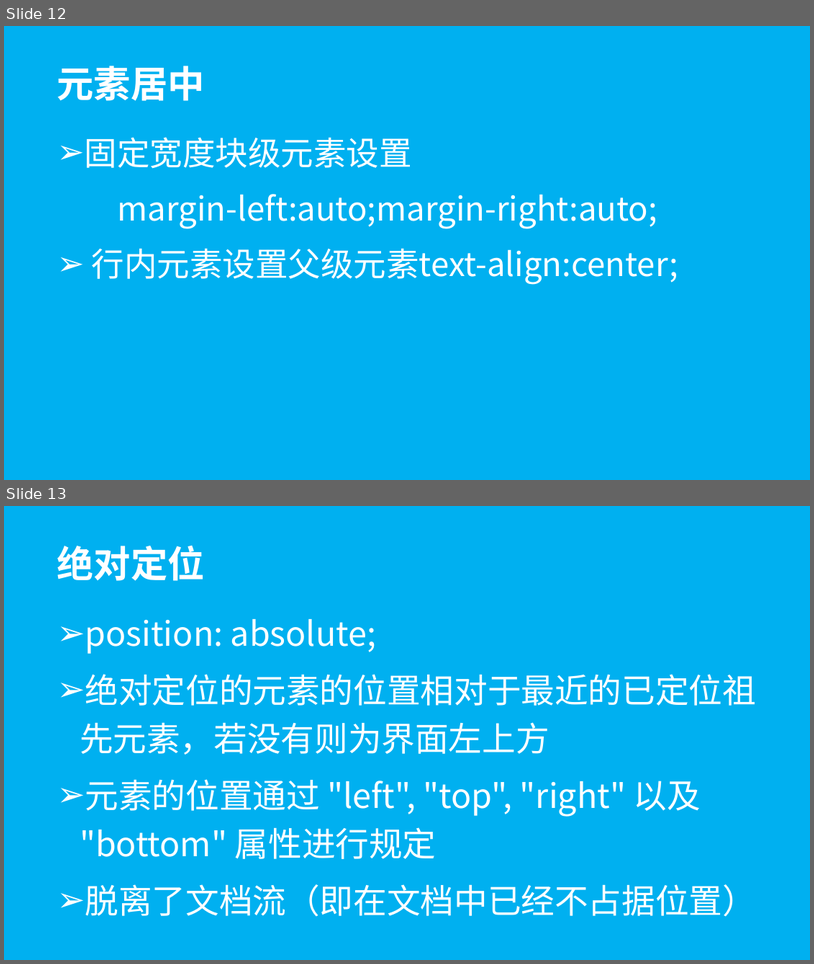
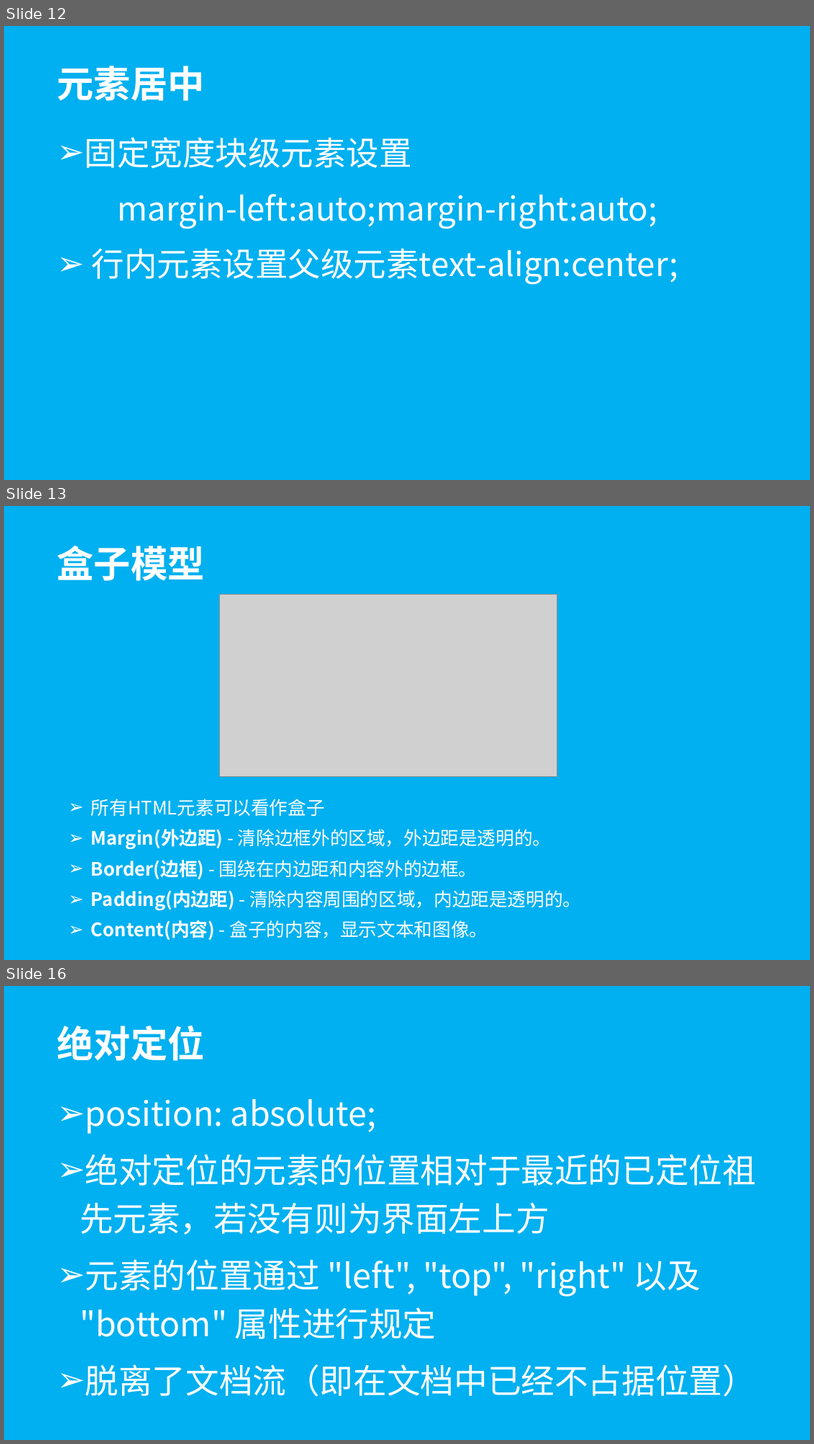
Before and after one commit to wugenshui/ppt, a slide deck: HTML_CSS/Html&CSS.pptx. Shown one above the other, each under a label of ours: slides 12 and 13 before the commit, slides 12, 13 and 16 after it; the slides between them are not shown. The pictures are 814x964 and 814x1444 pixels, drawn with LibreOffice and Linux fonts; fonts in the diff are those of the drawing; grey boxes stand for pictures. Boxes give left, top, right and bottom in pixels: in the first picture for what was removed or moved away, otherwise in the second. Text is boxed around its words. In the diff, an @@ line names an element or a change of style, - is before the commit and + after.

```diff
--- a/HTML_CSS/Html&CSS.pptx
+++ b/HTML_CSS/Html&CSS.pptx
@@ slide 13 added at (4,506,810,960), background #00B0F0 @@
@@ title added at (57,546,205,581), 44 pt, text #FFFFFF, bold @@
+盒子模型
@@ picture added at (220,595,558,777) @@
@@ subtitle added at (91,798,581,939), 22 pt, text #FFFFFF @@
+➢ 所有HTML元素可以看作盒子
+➢ Margin(外边距) - 清除边框外的区域，外边距是透明的。
+➢ Border(边框) - 围绕在内边距和内容外的边框。
+➢ Padding(内边距) - 清除内容周围的区域，内边距是透明的。
+➢ Content(内容) - 盒子的内容，显示文本和图像。
@@ what was slide 13 is now slide 16 @@
```
Also in this commit, not shown: 3 slides changed, 2 other slides added, 4 other files.
